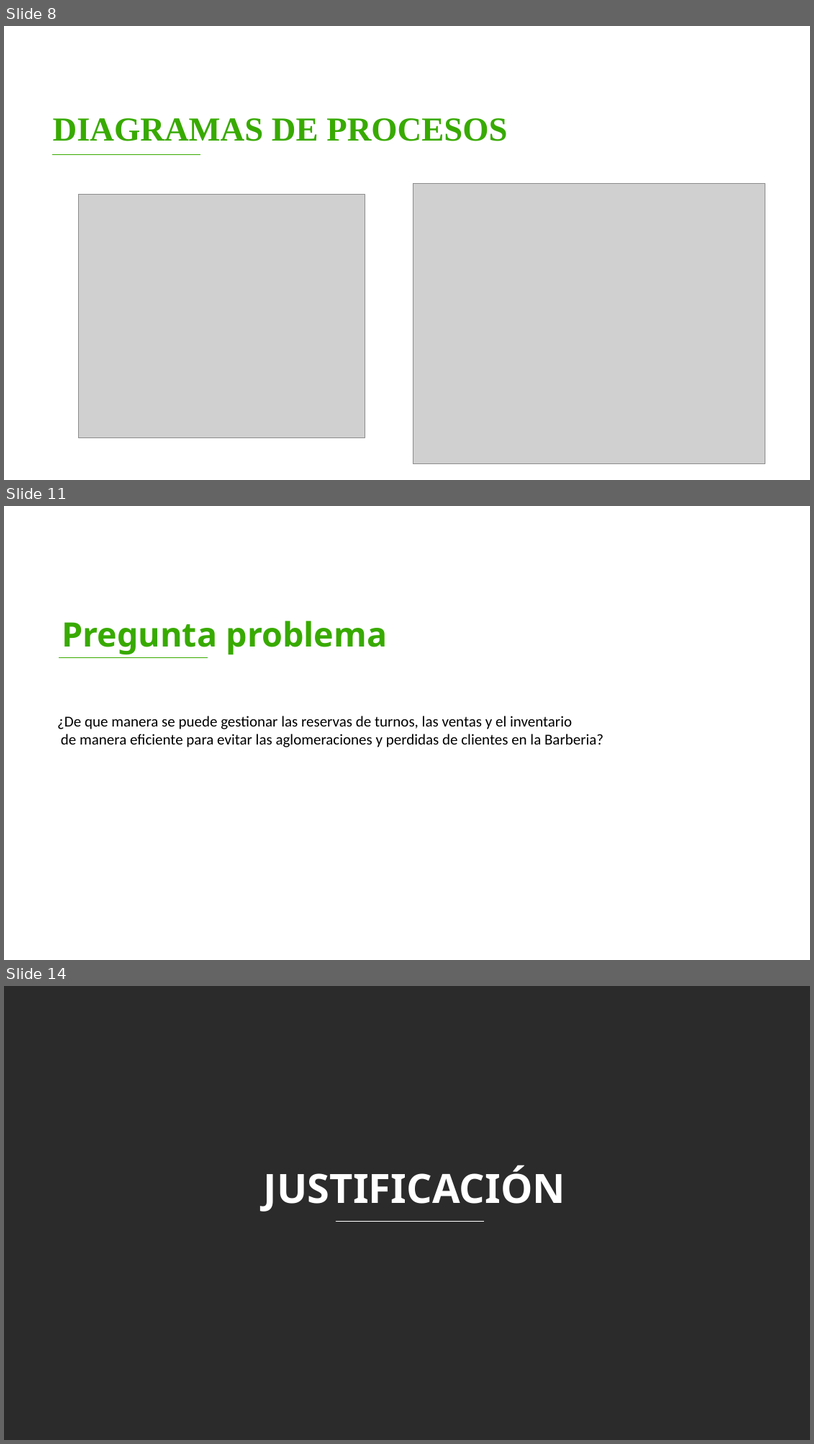
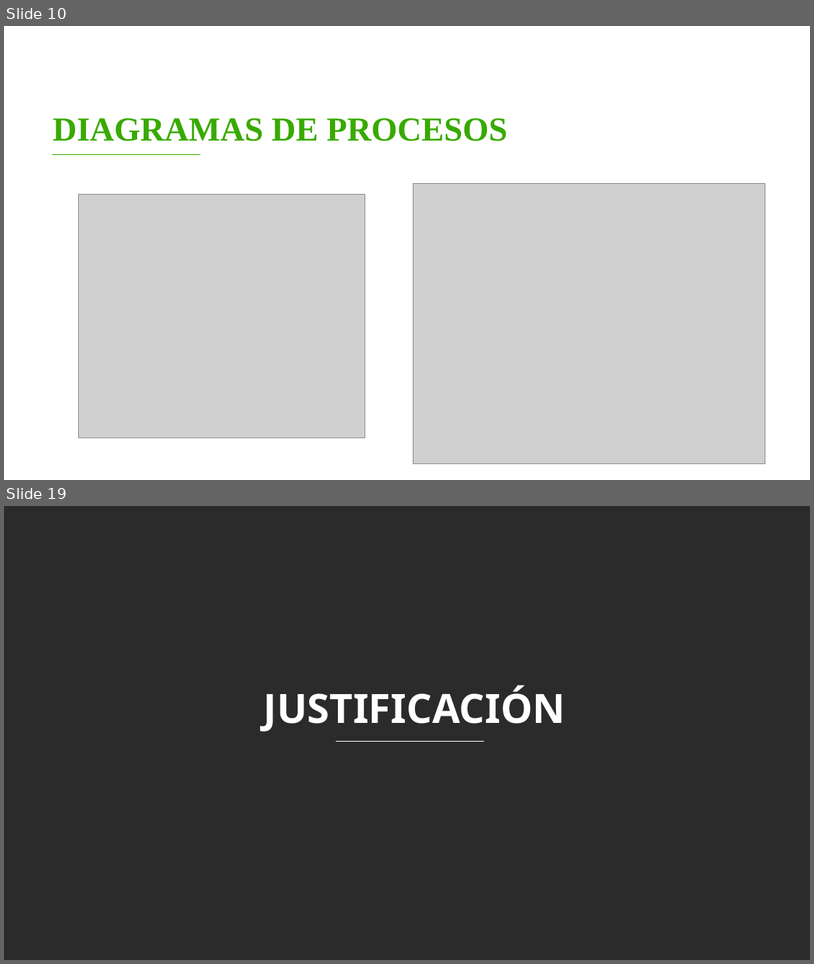
Before and after one commit to FidelSmoke/Practicas, a slide deck: DOCUMENTACION DE MASTER BARBER/ENTREGABLES 3/Entregables Proyecto B.pptx. Shown one above the other, each under a label of ours: slides 8, 11 and 14 before the commit, slides 10 and 19 after it; the slides between them are not shown. The pictures are 814x1444 and 814x964 pixels, drawn with LibreOffice and Linux fonts; fonts in the diff are those of the drawing; grey boxes stand for pictures; background and template pictures are left out; a plain dark background stands for a picture behind light text. Boxes give left, top, right and bottom in pixels: in the first picture for what was removed or moved away, otherwise in the second. Text is boxed around its words. In the diff, an @@ line names an element or a change of style, - is before the commit and + after.

```diff
--- a/DOCUMENTACION DE MASTER BARBER/ENTREGABLES 3/Entregables Proyecto B.pptx
+++ b/DOCUMENTACION DE MASTER BARBER/ENTREGABLES 3/Entregables Proyecto B.pptx
@@ slide 11 removed at box(4, 506, 810, 960), background picture (left out) @@
@@ text removed at box(62, 620, 388, 655) @@
-Pregunta problema
@@ line removed from (59, 657) to (208, 657) @@
@@ text removed at box(57, 716, 604, 747) @@
-¿De que manera se puede gestionar las reservas de turnos, las ventas y el inventario
-de manera eficiente para evitar las aglomeraciones y perdidas de clientes en la Barberia?
@@ what was slide 8 is now slide 10 @@
@@ what was slide 14 is now slide 19 @@
```
Also in this commit, not shown: 1 slide changed, 9 slides added, 3 other slides removed.
